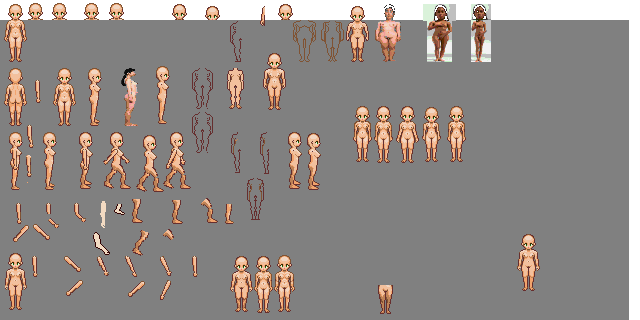
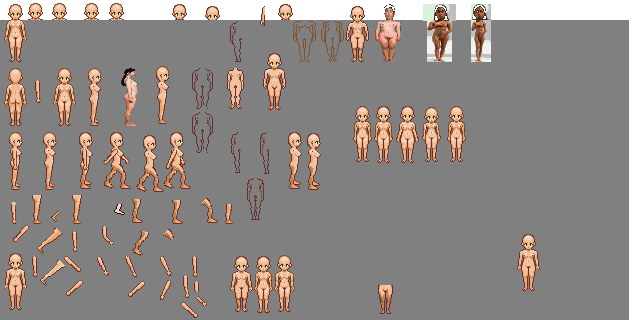
The second 640×320 image is a revision of the first. Changes to its layers:
painted on "woman_body" over box(11, 125, 207, 318)
